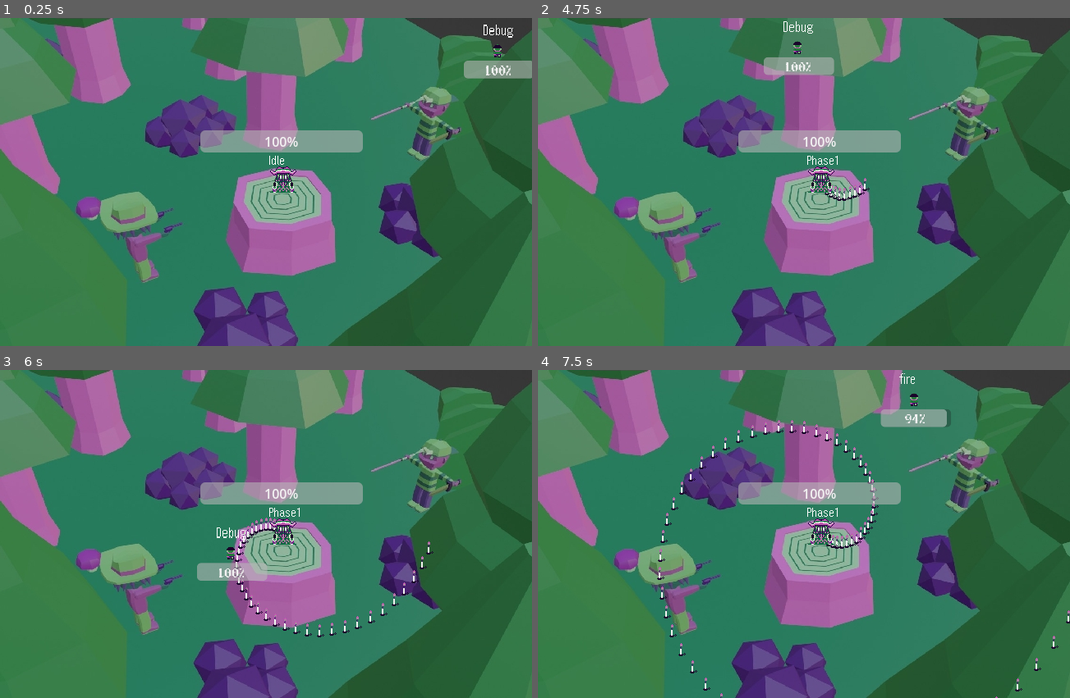
Above: before the commit, frames 1-4 (two rows, left to right).
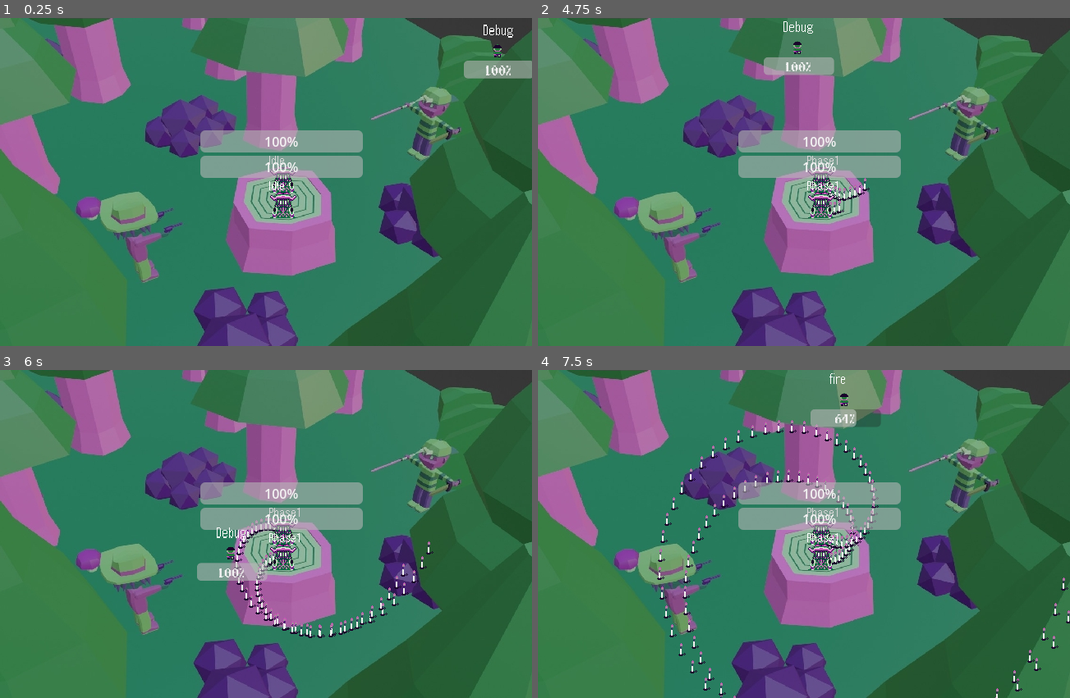
Above: after the commit, the same moments.

Repository: b4k4kozmo/bullet-hell-24
Game: Godot game, scene res://boss_room.tscn
Two runs of this game, one before a commit and one after it. Both use one fixed random seed, a clock stepped at 60 frames per second and the inputs below.
Inputs:
- Up to frame 1 (0.25 s): no input
- Up to frame 2 (4.75 s): tap Enter at 0.5 s; hold D (move_right) 0.53-1.28 s; tap Space (action) at 0.6, 2.1, 3.6 s; tap R (restart) at 1.25, 2.75, 3.5 s; hold S (move_down) 1.28-2.03 s; tap Shift (walk) at 1.35, 2.85, 4.35 s; hold D (move_right) 2.03-2.78 s; hold W (move_up) 2.78-3.53 s; hold A (move_left) from 3.53 s (still down)
- Up to frame 3 (6 s): release A (move_left) at 5.03 s; hold S (move_down) 5.03-5.78 s; tap Space (action) at 5.1 s; hold D (move_right) from 5.78 s (still down); tap Shift (walk) at 5.85 s
- Up to frame 4 (7.5 s): release D (move_right) at 6.53 s; hold W (move_up) 6.53-7.28 s; tap Space (action) at 6.6 s; hold D (move_right) from 7.28 s (still down); tap Shift (walk) at 7.35 s

The runs differ from the first frame. In frame 1, 2.3% of the frame differs, in the area x 37-69%, y 42-61%; in frame 2, 2.4%; in frame 3, 2.7%; in frame 4, 4.5%, in the area x 27-100%, y 1-100%.

Commit message:
added hard mode fixed lunatic alpha

Diff:
--- a/boss_room.tscn
+++ b/boss_room.tscn
@@ -10,6 +10,10 @@
 position = Vector2(345, 197)
 alpha = 3.043
 
+[node name="Spaghetti2" parent="." instance=ExtResource("1_s6tax")]
+position = Vector2(345, 228)
+alpha = 3.043
+
 [node name="Player" parent="." instance=ExtResource("2_7vtuo")]
 position = Vector2(606, 40)
 
--- a/scripts/Spaghetti.gd
+++ b/scripts/Spaghetti.gd
@@ -15,7 +15,7 @@
 	match bullet_type:
 		4:
 			health -= 10
-
+			$"../Player".health += 0.5
 func get_vector(angle):
 	theta = angle + alpha
 	return Vector2(cos(theta),sin(theta))
Not shown, changed: export_presets.cfg
Not shown, changed: .DS_Store
Not shown, added: builds/kb-alpha-hard.exe
Not shown, added: builds/kb-alpha-hard.pck
Not shown, added: builds/kb-alpha-lunatic.exe
Not shown, added: builds/kb-alpha-lunatic.pck
